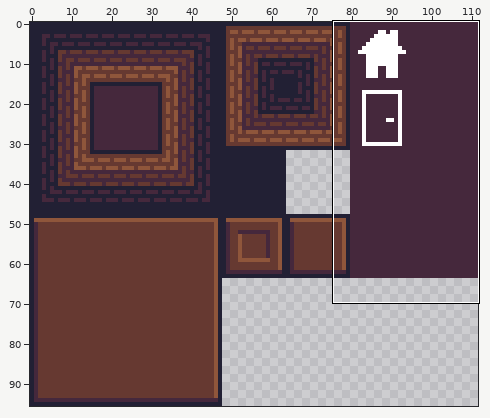
Two versions of one pixel-art file, Assets/Sprites/Placeholders/roomtiles.ase. Above: a wide view before the commit, with the close-up outlined.
Close-up. Earlier state:
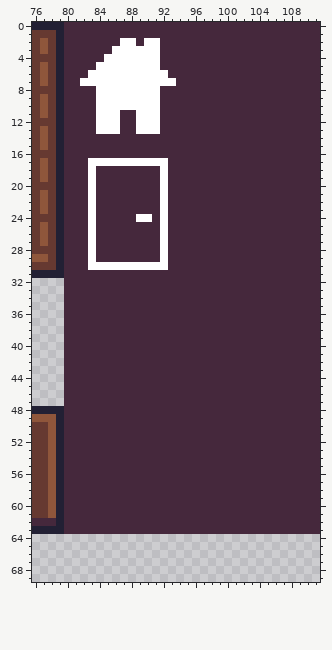
112x96 pixels, 1 frame. Shown: x 76..111, y 0..69.
And afterwards:
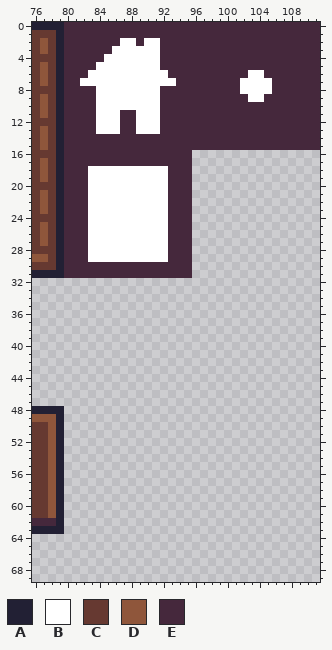
Palette (. is transparent): A #222034  B #ffffff  C #663931  D #8f563b  E #45283c
What changed:
Changed rows in their new state; - is an unchanged pixel.
first column x 102:
 6 -BB-
 7 BBBB
 8 BBBB
 9 -BB-
first column x 80:
16 ----------------................
17 ---EEEEEEEEEE---................
18 ----BBBBBBBB----................
19 ----BBBBBBBB----................
20 ----BBBBBBBB----................
21 ----BBBBBBBB----................
22 ----BBBBBBBB----................
23 ----BBBBBBBB----................
24 ----BBBBB--B----................
25 ----BBBBBBBB----................
26 ----BBBBBBBB----................
27 ----BBBBBBBB----................
28 ----BBBBBBBB----................
29 ----BBBBBBBB----................
30 ---EEEEEEEEEE---................
31 ----------------................
32 ................................
33 ................................
34 ................................
35 ................................
36 ................................
37 ................................
38 ................................
39 ................................
40 ................................
41 ................................
42 ................................
43 ................................
44 ................................
45 ................................
46 ................................
47 ................................
48 ................................
49 ................................
50 ................................
51 ................................
52 ................................
53 ................................
54 ................................
55 ................................
56 ................................
57 ................................
58 ................................
59 ................................
60 ................................
61 ................................
62 ................................
63 ................................
Where, in picture pixels (left, top, right, bottom), the same in both close-ups:
changed: (240, 70, 272, 102)
changed: (64, 150, 320, 534)
